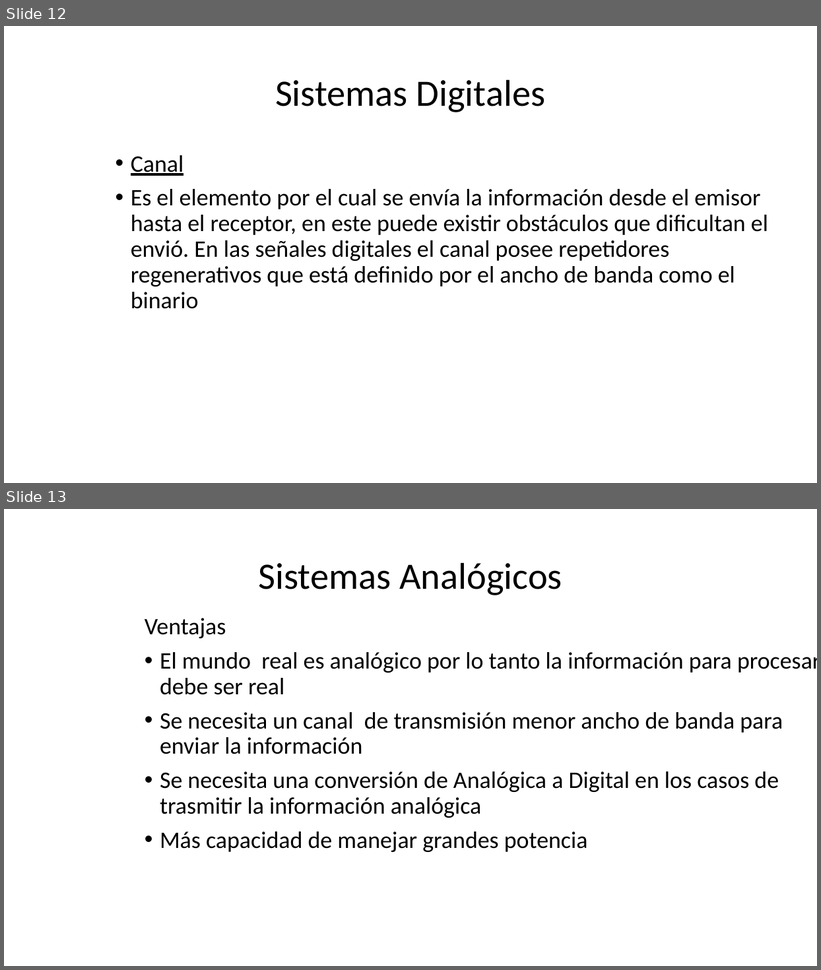
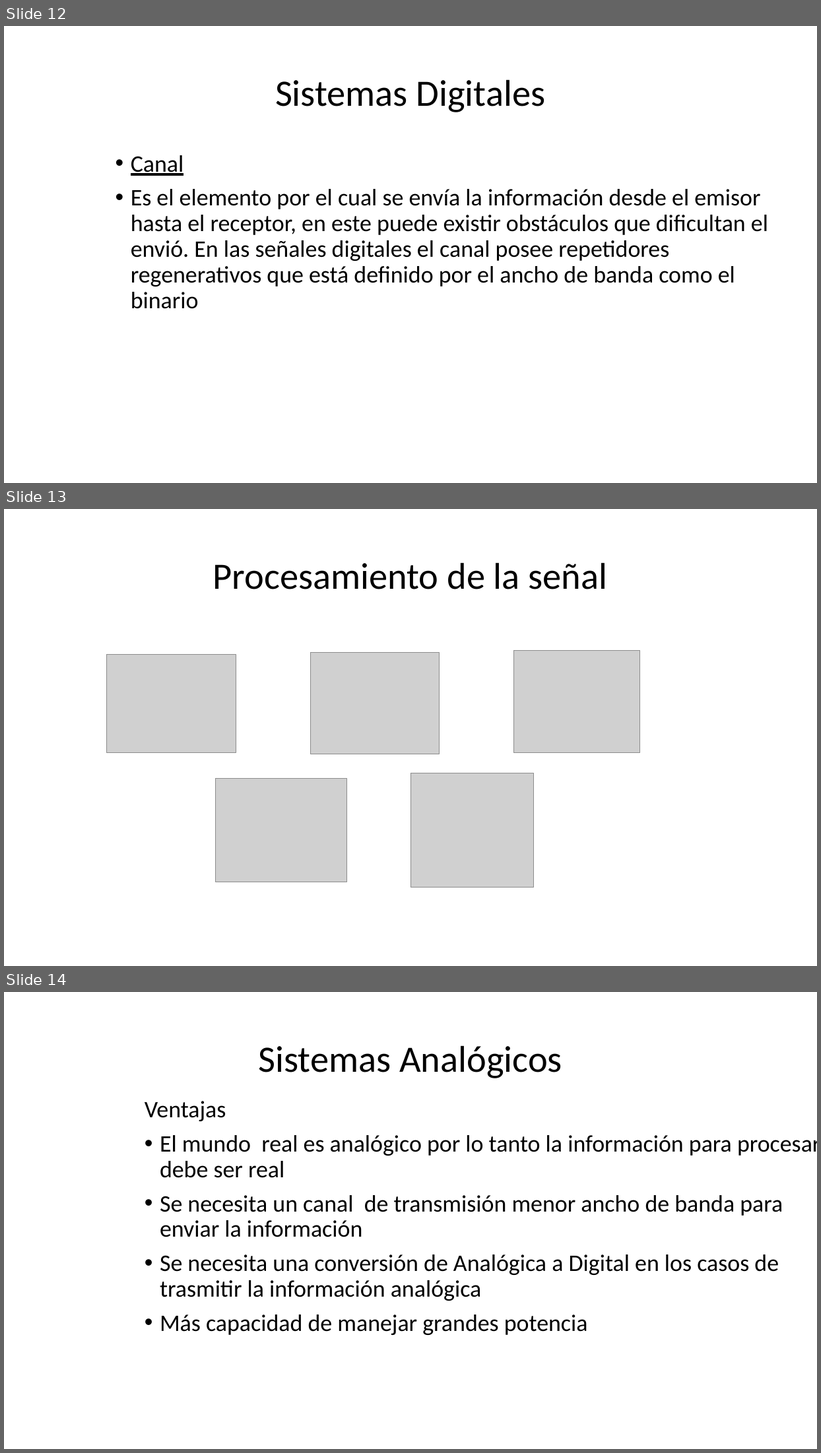
Before and after one commit to StalinMazaEpn/Proyecto_Comunicaciones, a slide deck: expo_comu.pptx. Shown one above the other, each under a label of ours: slides 12 and 13 before the commit, slides 12, 13 and 14 after it. The pictures are 821x970 and 821x1453 pixels, drawn with LibreOffice and Linux fonts; fonts in the diff are those of the drawing; grey boxes stand for pictures; background and template pictures are left out. Boxes give left, top, right and bottom in pixels: in the first picture for what was removed or moved away, otherwise in the second. Text is boxed around its words. In the diff, an @@ line names an element or a change of style, - is before the commit and + after.

Commit message:
Procesamiento

```diff
--- a/expo_comu.pptx
+++ b/expo_comu.pptx
@@ slide 13 added at box(4, 509, 817, 966), background picture (left out) @@
@@ title added at box(213, 562, 608, 590), 44 pt, text #000000 @@
+Procesamiento de la señal
@@ picture added at box(106, 654, 236, 753) @@
@@ picture added at box(310, 653, 439, 755) @@
@@ picture added at box(514, 650, 640, 753) @@
@@ picture added at box(216, 779, 347, 883) @@
@@ picture added at box(411, 773, 534, 887) @@
@@ what was slide 13 is now slide 14 @@
```
